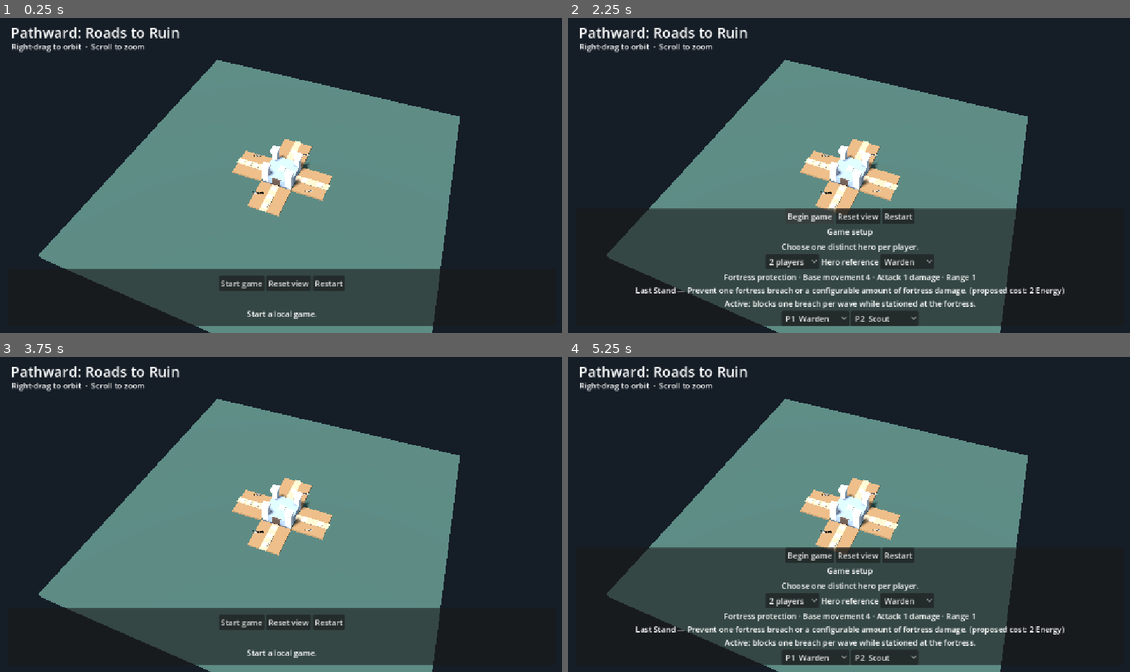
Above: before the commit, frames 1-4 (two rows, left to right).
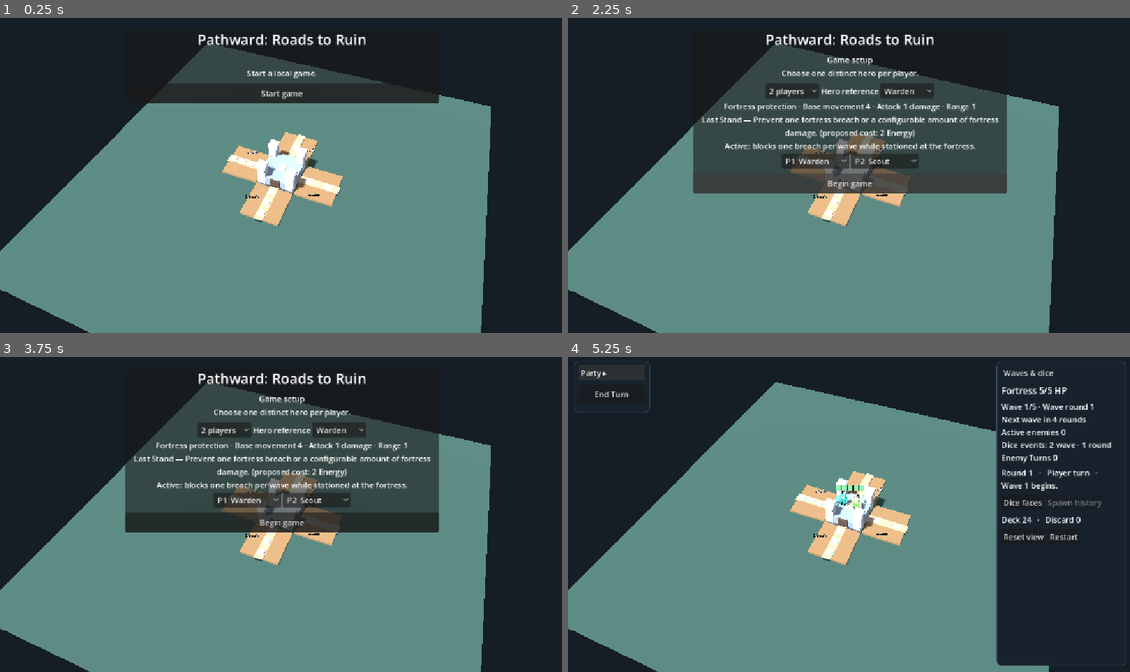
Above: after the commit, the same moments.

Repository: 3ddegree/Pathward
Game: Godot game, scene res://tabletop.tscn
Two runs of this game, one before a commit and one after it. Both use one fixed random seed, a clock stepped at 60 frames per second and the inputs below.
Inputs (mouse positions are in pixels of both pictures, inside the frame that each line leads up to):
- Up to frame 1 (0.25 s): no input
- Up to frame 2 (2.25 s): click (854, 282) at 0.5 s, where only the run before the commit has a clickable "Reset view"; click (899, 282) at 1.25 s, where only the run before the commit has a clickable "Restart"; click "Start game" at 2 s
- Up to frame 3 (3.75 s): click (292, 555) at 2.75 s, where only the run before the commit has a clickable "Reset view"; click (331, 555) at 3.5 s, where only the run before the commit has a clickable "Restart"
- Up to frame 4 (5.25 s): click "Start game" (after the commit: "Begin game") at 4.25 s; click (635, 372) at 5 s, where only the run after the commit has a clickable "Party ▾"

The runs differ from the first frame. In frame 1, 30% of the frame differs, in the area x 0-88%, y 2-100%; in frame 2, 57%, in the area x 0-89%, y 2-100%; in frame 3, 45%; in frame 4, 39%.

Commit message:
Move Stage 6.6 tabletop HUD into sidebars

Diff:
--- a/party_panel.gd
+++ b/party_panel.gd
@@ -1,33 +1,18 @@
-extends PanelContainer
+extends VBoxContainer
 
 var rows: VBoxContainer
-var toggle: Button
 
 
 func _ready() -> void:
-	var content := VBoxContainer.new()
-	add_child(content)
-	toggle = Button.new()
-	toggle.text = "Party ▾"
-	toggle.toggle_mode = true
-	toggle.set_pressed_no_signal(true)
-	toggle.toggled.connect(toggle_party)
-	content.add_child(toggle)
-	rows = VBoxContainer.new()
-	content.add_child(rows)
-
-
-func toggle_party(expanded: bool) -> void:
-	rows.visible = expanded
-	toggle.text = "Party ▾" if expanded else "Party ▸"
-	if not expanded:
-		size = get_combined_minimum_size()
+	rows = self
+	add_theme_constant_override("separation", 6)
 
 
 func show_party(entries: Array[String], active: int) -> void:
 	while rows.get_child_count() < entries.size():
 		var label := Label.new()
 		label.add_theme_font_size_override("font_size", 13)
+		label.autowrap_mode = TextServer.AUTOWRAP_WORD_SMART
 		rows.add_child(label)
 	for index in range(rows.get_child_count()):
 		var label := rows.get_child(index) as Label
--- a/spawn_dice_panel.gd
+++ b/spawn_dice_panel.gd
@@ -1,4 +1,4 @@
-extends HFlowContainer
+extends VBoxContainer
 
 signal rolled(die: int)
 
@@ -9,11 +9,11 @@
 
 
 func _ready() -> void:
-	alignment = FlowContainer.ALIGNMENT_CENTER
+	alignment = BoxContainer.ALIGNMENT_CENTER
 	for die in range(LABELS.size()):
 		var button := Button.new()
 		button.text = LABELS[die]
-		button.custom_minimum_size = Vector2(156, 38)
+		button.custom_minimum_size = Vector2(0, 38)
 		button.pressed.connect(animate_roll.bind(die))
 		add_child(button)
 		buttons.append(button)
@@ -23,8 +23,11 @@
 	expected = next_die
 	var results := [lane, kind, str(quantity) if quantity > 0 else ""]
 	for die in range(buttons.size()):
-		buttons[die].text = LABELS[die] if results[die].is_empty() else "%s · %s" % [LABELS[die], results[die]]
-		buttons[die].disabled = die != next_die or animating
+		var button := buttons[die]
+		button.text = LABELS[die] if results[die].is_empty() else "%s · %s" % [LABELS[die], results[die]]
+		button.disabled = die != next_die or animating
+		button.add_theme_color_override("font_color", Color("#ffe3a6"))
+		button.add_theme_color_override("font_disabled_color", Color("#778495") if results[die].is_empty() else Color("#d9e7f3"))
 
 
 func animate_roll(die: int) -> void:
--- a/tabletop.gd
+++ b/tabletop.gd
@@ -1,5 +1,6 @@
 extends Node3D
 
+const TabletopDock := preload("res://tabletop_dock.gd")
 const DicePanel := preload("res://spawn_dice_panel.gd")
 const PartyPanel := preload("res://party_panel.gd")
 const WaveSchedule := preload("res://wave_schedule.gd")
@@ -11,7 +12,7 @@
 const TILE_NAMES := ["Straight", "Curve", "T-junction", "Four-way crossing"]
 const MAX_INTEGRITY := 5
 const FORTRESS := 0
-const START_VIEW := Vector3(0.38, 0.87, 23.0)
+const START_VIEW := Vector3(0.38, 0.87, 19.0)
 const HeroCatalog := preload("res://hero_catalog.gd")
 const HeroTurn := preload("res://hero_turn.gd")
 const MAX_PLAYERS := 5
@@ -122,8 +123,8 @@
 var spawn_history: Array[String] = []
 var last_spawn_result := ""
 var wave_debug_enabled := OS.is_debug_build() and "--pathward-wave-debug" in OS.get_cmdline_user_args()
-var wave_debug_setup: HBoxContainer
-var wave_debug_live: HBoxContainer
+var wave_debug_setup: HFlowContainer
+var wave_debug_live: HFlowContainer
 var debug_wave_picker: OptionButton
 var debug_wave_seed: SpinBox
 var debug_enemy_picker: OptionButton
@@ -146,6 +147,13 @@
 var rotate_button: Button
 var place_button: Button
 var phase_button: Button
+var player_dock: TabletopDock
+var wave_dock: TabletopDock
+var lobby: PanelContainer
+var lobby_actions: VBoxContainer
+var lobby_messages: VBoxContainer
+var player_messages: VBoxContainer
+var wave_messages: VBoxContainer
 var attack_button: Button
 var attack_material: StandardMaterial3D
 var setup_controls: VBoxContainer
@@ -378,74 +386,92 @@
 func build_controls() -> void:
 	var overlay := CanvasLayer.new()
 	add_child(overlay)
-	var heading := Label.new()
-	heading.position = Vector2(22, 14)
+
+	lobby = PanelContainer.new()
+	overlay.add_child(lobby)
+	lobby.set_anchors_and_offsets_preset(Control.PRESET_CENTER_TOP)
+	lobby.offset_left = -320
+	lobby.offset_right = 320
+	lobby.offset_top = 28
+	var setup_rows := VBoxContainer.new()
+	setup_rows.add_theme_constant_override("separation", 10)
+	lobby.add_child(setup_rows)
+	var heading := centered_label(setup_rows)
 	heading.text = "Pathward: Roads to Ruin"
 	heading.add_theme_font_size_override("font_size", 29)
-	overlay.add_child(heading)
-	var camera_hint := Label.new()
-	camera_hint.position = Vector2(23, 51)
-	camera_hint.text = "Right-drag to orbit  ·  Scroll to zoom"
-	overlay.add_child(camera_hint)
-
-	var panel := PanelContainer.new()
-	overlay.add_child(panel)
-	panel.set_anchors_and_offsets_preset(Control.PRESET_BOTTOM_WIDE)
-	panel.offset_left = 16
-	panel.offset_right = -16
-	panel.offset_top = -130
-	panel.grow_vertical = Control.GROW_DIRECTION_BEGIN
-	panel.offset_bottom = -14
-	var rows := VBoxContainer.new()
-	rows.alignment = BoxContainer.ALIGNMENT_CENTER
-	panel.add_child(rows)
-	var controls := HBoxContainer.new()
-	controls.alignment = BoxContainer.ALIGNMENT_CENTER
-	rows.add_child(controls)
-	place_button = action(controls, "Place tile", place_tile)
-	rotate_button = action(controls, "Rotate", rotate_tile)
-	reveal_button = action(controls, "Reveal tile", toggle_reveal)
-	attack_button = action(controls, "Attack", toggle_attack)
-	phase_button = action(controls, "Start game", advance_phase)
-	action(controls, "Reset view", reset_view)
-	action(controls, "Restart", restart)
-
-	health_status = centered_label(rows)
-	turn_status = centered_label(rows)
-	dice_status = centered_label(rows)
-	wave_status = centered_label(rows)
-	status = centered_label(rows)
-	active_hero_heading = centered_label(rows)
-	active_hero_heading.add_theme_font_size_override("font_size", 24)
-	build_spawn_controls(rows, overlay)
-	instructions = centered_label(rows)
-
-	build_setup_controls(rows)
-	build_card_controls(rows, overlay)
+	lobby_messages = VBoxContainer.new()
+	setup_rows.add_child(lobby_messages)
+	status = centered_label(lobby_messages)
+	instructions = centered_label(lobby_messages)
+	build_setup_controls(setup_rows)
+	lobby_actions = VBoxContainer.new()
+	setup_rows.add_child(lobby_actions)
+	phase_button = action(lobby_actions, "Start game", advance_phase)
+	phase_button.custom_minimum_size.y = 40
+
+	player_dock = TabletopDock.new()
+	overlay.add_child(player_dock)
+	player_dock.configure("Party", false, true)
+	var left := player_dock.body
+	active_hero_heading = sidebar_label(left)
+	active_hero_heading.add_theme_font_size_override("font_size", 20)
+	active_hero_heading.modulate = Color("#a9efd3")
+	turn_status = sidebar_label(left)
+	turn_status.add_theme_font_size_override("font_size", 14)
+	party_panel = PartyPanel.new()
+	left.add_child(party_panel)
+	var hero_actions := HFlowContainer.new()
+	left.add_child(hero_actions)
+	reveal_button = action(hero_actions, "Reveal tile", toggle_reveal)
+	attack_button = action(hero_actions, "Attack", toggle_attack)
+	player_messages = VBoxContainer.new()
+	left.add_child(player_messages)
+
+	wave_dock = TabletopDock.new()
+	overlay.add_child(wave_dock)
+	wave_dock.configure("Waves & dice", true, false)
+	var right := wave_dock.body
+	health_status = sidebar_label(right)
+	health_status.add_theme_font_size_override("font_size", 18)
+	wave_status = sidebar_label(right)
+	build_tile_card(right)
+	wave_messages = VBoxContainer.new()
+	right.add_child(wave_messages)
+	build_spawn_controls(right)
+	dice_status = sidebar_label(right)
+	build_card_controls(left, right, overlay)
 	if wave_debug_enabled:
-		build_wave_debug(rows)
-
+		build_wave_debug(setup_rows, right)
+	var session_controls := HFlowContainer.new()
+	right.add_child(session_controls)
+	var reset_button := action(session_controls, "Reset view", reset_view)
+	reset_button.tooltip_text = "Right-drag the board to orbit. Scroll over the board to zoom."
+	action(session_controls, "Restart", restart)
+
+
+func build_tile_card(parent: VBoxContainer) -> void:
 	tile_card = PanelContainer.new()
-	tile_card.mouse_filter = Control.MOUSE_FILTER_IGNORE
-	overlay.add_child(tile_card)
-	tile_card.set_anchors_and_offsets_preset(Control.PRESET_TOP_RIGHT)
-	tile_card.offset_left = -166
-	tile_card.offset_right = -16
-	tile_card.offset_top = 82
-	tile_card.grow_horizontal = Control.GROW_DIRECTION_BEGIN
-	var card_content := VBoxContainer.new()
-	card_content.mouse_filter = Control.MOUSE_FILTER_IGNORE
-	tile_card.add_child(card_content)
-	drawn_tile_label = centered_label(card_content)
-	drawn_tile_label.mouse_filter = Control.MOUSE_FILTER_IGNORE
-	terrain_description = centered_label(card_content)
-	terrain_description.mouse_filter = Control.MOUSE_FILTER_IGNORE
+	parent.add_child(tile_card)
+	var content := VBoxContainer.new()
+	tile_card.add_child(content)
+	drawn_tile_label = centered_label(content)
+	terrain_description = sidebar_label(content)
 	tile_diagram = Control.new()
-	tile_diagram.custom_minimum_size = Vector2(108, 108)
+	tile_diagram.custom_minimum_size = Vector2(84, 84)
 	tile_diagram.size_flags_horizontal = Control.SIZE_SHRINK_CENTER
 	tile_diagram.mouse_filter = Control.MOUSE_FILTER_IGNORE
 	tile_diagram.draw.connect(draw_tile_diagram)
-	card_content.add_child(tile_diagram)
+	content.add_child(tile_diagram)
+	var controls := HFlowContainer.new()
+	content.add_child(controls)
+	place_button = action(controls, "Place tile", place_tile)
+	rotate_button = action(controls, "Rotate", rotate_tile)
+
+
+func sidebar_label(parent: BoxContainer) -> Label:
+	var label := centered_label(parent)
+	label.horizontal_alignment = HORIZONTAL_ALIGNMENT_LEFT
+	return label
 
 
 func build_setup_controls(parent: VBoxContainer) -> void:
@@ -946,18 +972,14 @@
 		refresh("%s moved %d %s." % [hero.title, cost, "space" if cost == 1 else "spaces"])
 
 
-func build_spawn_controls(rows: VBoxContainer, overlay: CanvasLayer) -> void:
+func build_spawn_controls(rows: VBoxContainer) -> void:
 	spawn_dice = DicePanel.new()
 	rows.add_child(spawn_dice)
 	spawn_dice.rolled.connect(roll_spawn_die)
-	var tools_row := HBoxContainer.new()
-	tools_row.alignment = BoxContainer.ALIGNMENT_CENTER
+	var tools_row := HFlowContainer.new()
 	rows.add_child(tools_row)
 	dice_reference_button = action(tools_row, "Dice faces", show_spawn_faces)
 	spawn_history_button = action(tools_row, "Spawn history", show_spawn_history)
-	party_panel = PartyPanel.new()
-	party_panel.position = Vector2(16, 76)
-	overlay.add_child(party_panel)
 
 
 func valid_spawn_lanes() -> Array[int]:
@@ -1352,8 +1374,8 @@
 	return "No effect applied."
 
 
-func build_card_controls(rows: VBoxContainer, overlay: CanvasLayer) -> void:
-	card_counts = centered_label(rows)
+func build_card_controls(rows: VBoxContainer, counts_parent: VBoxContainer, overlay: CanvasLayer) -> void:
+	card_counts = sidebar_label(counts_parent)
 	hand_controls = HFlowContainer.new()
 	hand_controls.alignment = FlowContainer.ALIGNMENT_CENTER
 	rows.add_child(hand_controls)
@@ -1361,7 +1383,7 @@
 		hand_buttons.append(action(hand_controls, "", choose_hand_card.bind(index)))
 	card_play = action(hand_controls, "Play card", play_selected_card)
 	card_cancel = action(hand_controls, "Cancel", cancel_card)
-	card_details = centered_label(rows)
+	card_details = sidebar_label(rows)
 	card_notice = AcceptDialog.new()
 	card_notice.title = "Exploration card"
 	overlay.add_child(card_notice)
@@ -1516,8 +1538,7 @@
 func build_card_debug(rows: VBoxContainer) -> void:
 	debug_controls = VBoxContainer.new()
 	rows.add_child(debug_controls)
-	var tools_row := HBoxContainer.new()
-	tools_row.alignment = BoxContainer.ALIGNMENT_CENTER
+	var tools_row := HFlowContainer.new()
 	debug_controls.add_child(tools_row)
 	debug_card_picker = OptionButton.new()
 	for id: StringName in ExplorationDeck.DEFINITIONS:
@@ -1529,8 +1550,7 @@
 	action(tools_row, "Draw random", debug_draw.bind(false))
 	action(tools_row, "Draw selected", debug_draw.bind(true))
 	action(tools_row, "View piles", debug_view_piles)
-	var hand_row := HBoxContainer.new()
-	hand_row.alignment = BoxContainer.ALIGNMENT_CENTER
+	var hand_row := HFlowContainer.new()
 	debug_controls.add_child(hand_row)
 	debug_hero_picker = OptionButton.new()
 	hand_row.add_child(debug_hero_picker)
@@ -1598,7 +1618,7 @@
 			debug_hero_picker.clear()
 			for hero in heroes:
 				debug_hero_picker.add_item(hero.title)
-	card_counts.visible = phase == Phase.PLAYER or phase == Phase.ENEMY
+	card_counts.visible = phase != Phase.TITLE and phase != Phase.SETUP
 	card_counts.text = "Deck %d   ·   Discard %d" % [cards.deck.size(), cards.discard.size()]
 	if shield_hp > 0:
 		card_counts.text += "   ·   Fortress protection %d" % shield_hp
@@ -1629,10 +1649,9 @@
 		card_details.text = "Hand full. Discard one existing card or the new card."
 
 
-func build_wave_debug(rows: VBoxContainer) -> void:
-	wave_debug_setup = HBoxContainer.new()
-	wave_debug_setup.alignment = BoxContainer.ALIGNMENT_CENTER
-	rows.add_child(wave_debug_setup)
+func build_wave_debug(setup_rows: VBoxContainer, live_rows: VBoxContainer) -> void:
+	wave_debug_setup = HFlowContainer.new()
+	setup_rows.add_child(wave_debug_setup)
 	var start_label := Label.new()
 	start_label.text = "Test start"
 	wave_debug_setup.add_child(start_label)
@@ -1660,9 +1679,8 @@
 	action(wave_debug_setup, "Test die", debug_test_dice)
 	action(wave_debug_setup, "Simulate 100", debug_simulate_dice)
 
-	wave_debug_live = HBoxContainer.new()
-	wave_debug_live.alignment = BoxContainer.ALIGNMENT_CENTER
-	rows.add_child(wave_debug_live)
+	wave_debug_live = HFlowContainer.new()
+	live_rows.add_child(wave_debug_live)
 	debug_enemy_picker = OptionButton.new()
 	for title: String in ENEMY_TYPES:
 		debug_enemy_picker.add_item(title)
@@ -1777,6 +1795,35 @@
 	card_notice.dialog_text = message
 	if DisplayServer.get_name() != "headless":
 		card_notice.popup_centered(Vector2i(640, 0))
+
+
+func update_sidebar_layout(in_game: bool) -> void:
+	lobby.visible = not in_game
+	player_dock.visible = in_game
+	wave_dock.visible = in_game
+
+	var actions := lobby_actions
+	var status_parent := lobby_messages
+	var instruction_parent := lobby_messages
+	if in_game:
+		actions = player_dock.pinned if phase == Phase.PLAYER else wave_dock.pinned
+		status_parent = wave_messages
+		instruction_parent = player_messages if phase == Phase.PLAYER else wave_messages
+	if phase_button.get_parent() != actions:
+		phase_button.reparent(actions, false)
+	if status.get_parent() != status_parent:
+		status.reparent(status_parent, false)
+		status.horizontal_alignment = HORIZONTAL_ALIGNMENT_LEFT if in_game else HORIZONTAL_ALIGNMENT_CENTER
+	if instructions.get_parent() != instruction_parent:
+		instructions.reparent(instruction_parent, false)
+		instructions.horizontal_alignment = HORIZONTAL_ALIGNMENT_LEFT if in_game else HORIZONTAL_ALIGNMENT_CENTER
+		instructions.add_theme_font_size_override("font_size", 14 if in_game else 16)
+
+	player_dock.pinned.visible = phase == Phase.PLAYER
+	wave_dock.pinned.visible = phase == Phase.ENEMY or phase == Phase.ROUND_START
+	if pending_owner != null and not player_dock.expanded:
+		player_dock.header.set_pressed_no_signal(true)
+		player_dock.set_expanded(true)
 
 
 func refresh(message: String) -> void:
@@ -1798,9 +1845,10 @@
 		hero.health_label.modulate = Color("#ff826d") if incapacitated else Color.WHITE
 		if incapacitated:
 			hero.health_label.text += " · Down"
-		party_readout.append("P%d · %s%s\nHP %d/%d   Move %d   Actions %d   Energy %d/%d" % [
-			index + 1, hero.title, " · Down" if incapacitated else "", hero.health, hero.max_health,
-			hero.budget.movement_left, hero.budget.actions_left, hero.budget.energy, hero.budget.max_energy,
+		var active_marker := "▸ " if phase == Phase.PLAYER and index == active_player else ""
+		party_readout.append("%sP%d %s · HP %d/%d · Energy %d/%d%s" % [
+			active_marker, index + 1, hero.title, hero.health, hero.max_health, hero.budget.energy,
+			hero.budget.max_energy, " · Down" if incapacitated else "",
 		])
 	party_panel.show_party(party_readout, active_player if phase == Phase.PLAYER else -1)
 	health_status.text = "Fortress %d/%d HP" % [integrity, MAX_INTEGRITY]
@@ -1827,6 +1875,7 @@
 	dice_status.text = "\n".join(rolls)
 
 	var in_game := phase != Phase.TITLE and phase != Phase.SETUP
+	update_sidebar_layout(in_game)
 	setup_controls.visible = phase == Phase.SETUP
 	health_status.visible = in_game
 	party_panel.visible = in_game
@@ -1852,7 +1901,7 @@
 		var due := waves.due_spawns().size()
 		if not waves.legacy_mode:
 			due = waves.due_spawns().filter(func(entry: WaveSchedule.Spawn) -> bool: return entry.event_number > 0).size()
-		wave_status.text = "Wave %d/%d · Wave round %d · %s · Active %d · %s left: %d wave / %d round · Enemy Turns %d" % [
+		wave_status.text = "Wave %d/%d · Wave round %d\n%s\nActive enemies %d\n%s: %d wave · %d round\nEnemy Turns %d" % [
 			waves.current_wave, WaveSchedule.CONFIG.size(), waves.wave_round, countdown, enemies.size(),
 			"Spawns" if waves.legacy_mode else "Dice events", remaining, due, waves.completed_turns,
 		]
@@ -1893,13 +1942,19 @@
 			var budget := player.budget
 			active_hero_heading.text = "Player %d — %s" % [active_player + 1, player.title]
 			var definition: Dictionary = HeroCatalog.DEFINITIONS[character_pickers[active_player].selected]
-			turn_status.text = "HP %d/%d   ·   Movement %d/%d   ·   Actions %d/%d   ·   Energy %d/%d   ·   Reveals %d/%d   ·   Attack %d damage, range %d" % [
+			turn_status.text = "HP %d/%d · Movement %d/%d\nActions %d/%d · Energy %d/%d\nReveals %d/%d · Attack %d damage, range %d" % [
 				player.health, player.max_health, budget.movement_left, budget.movement_limit, budget.actions_left, HeroTurn.ACTIONS_PER_TURN,
 				budget.energy, budget.max_energy, budget.reveals_left, budget.reveal_limit,
 				player.attack_damage, player.attack_range,
 			]
 			turn_status.text += "\n%s · %d Energy (%s)" % [definition.ability_name, definition.ability_energy, "proposed; passive active" if definition.ability_passive else "planned"]
-			phase_button.text = "End Player %d’s turn" % (active_player + 1)
+			if budget.next_movement_penalty > 0:
+				turn_status.text += "\nExhausted next turn: −%d movement" % budget.next_movement_penalty
+			if definition.ability_passive and warden_defended:
+				turn_status.text += "\nLast Stand used this wave"
+			if player.health == 0:
+				turn_status.text += "\nIncapacitated"
+			phase_button.text = "End Turn"
 			if pending_owner != null:
 				instructions.text = "Choose a card to discard before continuing."
 			elif selected_card >= 0:
@@ -1945,11 +2000,11 @@
 		var phase_title := ""
 		match phase:
 			Phase.PLAYER:
-				phase_title = "Player %d’s turn · %s" % [active_player + 1, heroes[active_player].title]
+				phase_title = "Player turn"
 			Phase.ENEMY:
 				phase_title = "Enemy phase"
 			Phase.SPAWN_DICE:
-				phase_title = "Enemy Turn · Roll spawning dice"
+				phase_title = "Enemy Turn"
 			Phase.ROUND_START:
 				phase_title = "All heroes down"
 			Phase.COMPLETE:
--- /dev/null
+++ b/tabletop_dock.gd
@@ -0,0 +1,75 @@
+extends PanelContainer
+
+var header: Button
+var pinned: VBoxContainer
+var scroll: ScrollContainer
+var body: VBoxContainer
+var on_right := false
+var expanded := true
+
+
+func _ready() -> void:
+	var surface := StyleBoxFlat.new()
+	surface.bg_color = Color("#18222d")
+	surface.border_color = Color("#3b4e5e")
+	surface.set_border_width_all(1)
+	surface.set_corner_radius_all(10)
+	surface.content_margin_left = 10
+	surface.content_margin_right = 10
+	surface.content_margin_top = 9
+	surface.content_margin_bottom = 9
+	add_theme_stylebox_override("panel", surface)
+
+	var stack := VBoxContainer.new()
+	stack.add_theme_constant_override("separation", 8)
+	add_child(stack)
+	header = Button.new()
+	header.alignment = HORIZONTAL_ALIGNMENT_LEFT
+	stack.add_child(header)
+	pinned = VBoxContainer.new()
+	pinned.visible = false
+	stack.add_child(pinned)
+	scroll = ScrollContainer.new()
+	scroll.horizontal_scroll_mode = ScrollContainer.SCROLL_MODE_DISABLED
+	scroll.size_flags_vertical = Control.SIZE_EXPAND_FILL
+	stack.add_child(scroll)
+	body = VBoxContainer.new()
+	body.size_flags_horizontal = Control.SIZE_EXPAND_FILL
+	body.add_theme_constant_override("separation", 8)
+	scroll.add_child(body)
+
+
+func configure(title: String, right_side: bool, collapsible: bool) -> void:
+	on_right = right_side
+	header.text = title
+	if collapsible:
+		header.toggle_mode = true
+		header.set_pressed_no_signal(true)
+		header.toggled.connect(set_expanded.bind(title))
+		header.text += " ▾"
+	else:
+		header.flat = true
+		header.mouse_filter = Control.MOUSE_FILTER_IGNORE
+		header.focus_mode = Control.FOCUS_NONE
+	set_anchors_and_offsets_preset(Control.PRESET_RIGHT_WIDE if on_right else Control.PRESET_LEFT_WIDE)
+	get_viewport().size_changed.connect(update_bounds)
+	update_bounds()
+
+
+func set_expanded(value: bool, title: String = "Party") -> void:
+	expanded = value
+	header.text = title + (" ▾" if value else " ▸")
+	scroll.visible = value
+	update_bounds()
+
+
+func update_bounds() -> void:
+	var width := get_viewport_rect().size.x
+	var dock_width := clampf(width * 0.23, 180.0, 278.0) if on_right else clampf(width * 0.21, 170.0, 250.0)
+	if not expanded:
+		dock_width = minf(dock_width, 155.0)
+	offset_left = -dock_width - 12.0 if on_right else 12.0
+	offset_right = -12.0 if on_right else dock_width + 12.0
+	offset_top = 12.0
+	set_anchor(SIDE_BOTTOM, 1.0 if expanded else 0.0)
+	offset_bottom = -12.0 if expanded else 118.0
--- /dev/null
+++ b/tests/stage66_smoke.gd
@@ -0,0 +1,72 @@
+extends SceneTree
+
+const Board := preload("res://tabletop.gd")
+
+
+func _initialize() -> void:
+	run.call_deferred()
+
+
+func settle_layout() -> void:
+	await process_frame
+	await process_frame
+
+
+func run() -> void:
+	root.size = Vector2i(1152, 648)
+	var board := load("res://tabletop.tscn").instantiate() as Board
+	board.wave_seed = 18
+	root.add_child(board)
+	assert(board.lobby.visible and not board.player_dock.visible and not board.wave_dock.visible)
+	board.advance_phase()
+	board.player_count.select(4)
+	board.advance_phase()
+	await settle_layout()
+	assert(not board.lobby.visible and board.player_dock.visible and board.wave_dock.visible)
+	assert(board.party_panel.rows.get_child_count() == 5)
+	assert(board.phase_button.get_parent() == board.player_dock.pinned and board.phase_button.text == "End Turn")
+	assert(board.instructions.get_parent() == board.player_messages)
+	assert(board.status.get_parent() == board.wave_messages)
+	var viewport := root.get_visible_rect()
+	var center := viewport.get_center()
+	var left := board.player_dock.get_global_rect()
+	var right := board.wave_dock.get_global_rect()
+	assert(not left.has_point(center) and not right.has_point(center))
+	assert(left.end.x < center.x and right.position.x > center.x)
+	assert(left.position.x >= 0 and right.end.x <= viewport.end.x)
+	assert(board.phase_button.get_global_rect().end.y < left.end.y)
+
+	board.player_dock.header.set_pressed_no_signal(false)
+	board.player_dock.set_expanded(false)
+	await settle_layout()
+	assert(not board.player_dock.scroll.visible and board.phase_button.is_visible_in_tree())
+	assert(board.player_dock.get_global_rect().end.y < left.end.y)
+	board.player_dock.header.set_pressed_no_signal(true)
+	board.player_dock.set_expanded(true)
+
+	var first := board.heroes[0]
+	first.hand.assign([&"tar_pit", &"burst", &"lane_dash"])
+	board.player_dock.set_expanded(false)
+	board.draw_exploration_card(first, &"burst")
+	board.refresh("")
+	assert(board.player_dock.expanded and board.hand_buttons[3].is_visible_in_tree())
+	assert(board.phase_button.disabled)
+	board.discard_from_full_hand(3)
+	while board.phase == Board.Phase.PLAYER:
+		board.advance_phase()
+	assert(board.phase_button.get_parent() == board.wave_dock.pinned and board.phase_button.text == "Enemy Turn")
+	assert(board.instructions.get_parent() == board.wave_messages)
+	board.advance_phase()
+	await settle_layout()
+	assert(board.spawn_dice.is_visible_in_tree() and board.wave_dock.is_ancestor_of(board.spawn_dice))
+	assert(not board.phase_button.is_visible_in_tree())
+	assert(not board.wave_dock.get_global_rect().has_point(center))
+	for button in board.spawn_dice.buttons:
+		assert(button.get_global_rect().end.x <= board.wave_dock.get_global_rect().end.x)
+	while board.phase == Board.Phase.SPAWN_DICE:
+		for die in range(3):
+			board.roll_spawn_die(die)
+	assert(board.phase == Board.Phase.PLAYER and board.phase_button.get_parent() == board.player_dock.pinned)
+	board.free()
+	print("STAGE_66_OK")
+	quit()
Not shown, added: tabletop_dock.gd.uid
Not shown, added: tests/stage66_smoke.gd.uid
